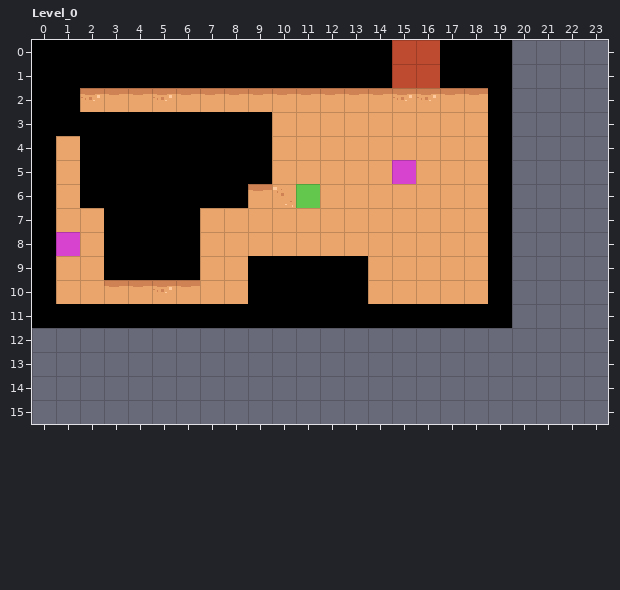
One commit to this LDtk project: ggj-2026.ldtk. Above, as it was before the edit.
Cells are 16x16 px. Shown: Level_0 x 0..23, y 0..15. The commit also changed other parts of the map, which this record leaves out. The old version is drawn lined up with the new one.
The result:
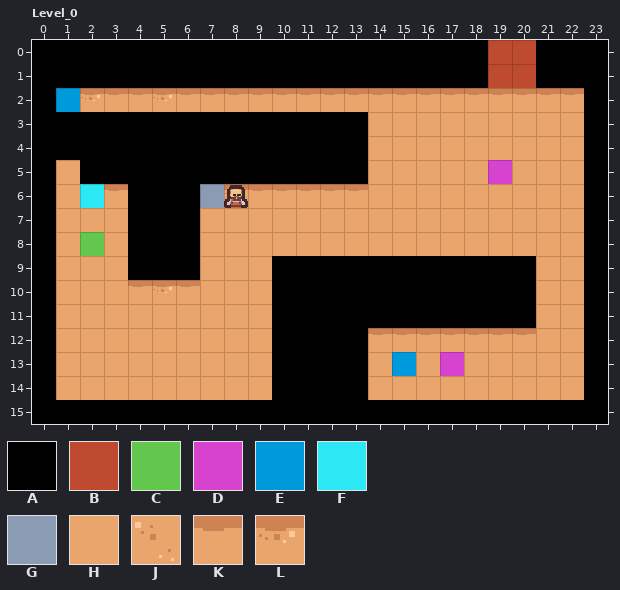
Key: from "IntGrid": A 1 "wall", B 2 "door", C 4 "playerSpawn", D 5 "enemySpawn", E 13 "chest", F 14 "barrel", G 17 "anvil"; from "Tilemap_packed": H 48, J 49, K 50, L 51.
_ is an empty cell, # one hidden under a higher layer.
Tiles replaced or removed in this view: A, B, C, D, H, J, K, L.
The edit:
Changed rows in their new state; . is an unchanged cell.
map size 20x12 -> 24x16 cells
Layer "Tiles":
first column x 1:
 2 ..............KK..KKKK
 3 .........####.....HHHH
 4 .........####.....HHHH
 5 .........####......HHH
 6 ..K......KKKK.....HHHH
 7 ..H...............HHHH
 8 ..H...............HHHH
 9 ..H.....H....#####..HH
10 ..H.....H....#####..HH
11 HHHHHHHHH...........HH
12 HHHHHHHHH....KKKKKKKHH
13 HHHHHHHHH....H.H.HHHHH
14 HHHHHHHHH....HHHHHHHHH
Layer "IntGrid":
first column x 0:
 0 ...............AA..BBAAA
 1 ...............AA..BBAAA
 2 .E................._...A
 3 ..........AAAA....._...A
 4 .A........AAAA....._...A
 5 ..........AAAA._...D...A
 6 ..F_...G_.._......._...A
 7 ..._..............._...A
 8 ._C_..............._...A
 9 ..._....._....AAAAA.A..A
10 ........._....AAAAA.A..A
11 ._________..........A..A
12 A.........AAAA.........A
13 A.........AAAA.E.D.....A
14 A.........AAAA.........A
15 AAAAAAAAAAAAAAAAAAAAAAAA
Changed places in both pictures, as pixel boxes (x1, y1, x2, y2):
changed: (32, 40, 608, 424)
